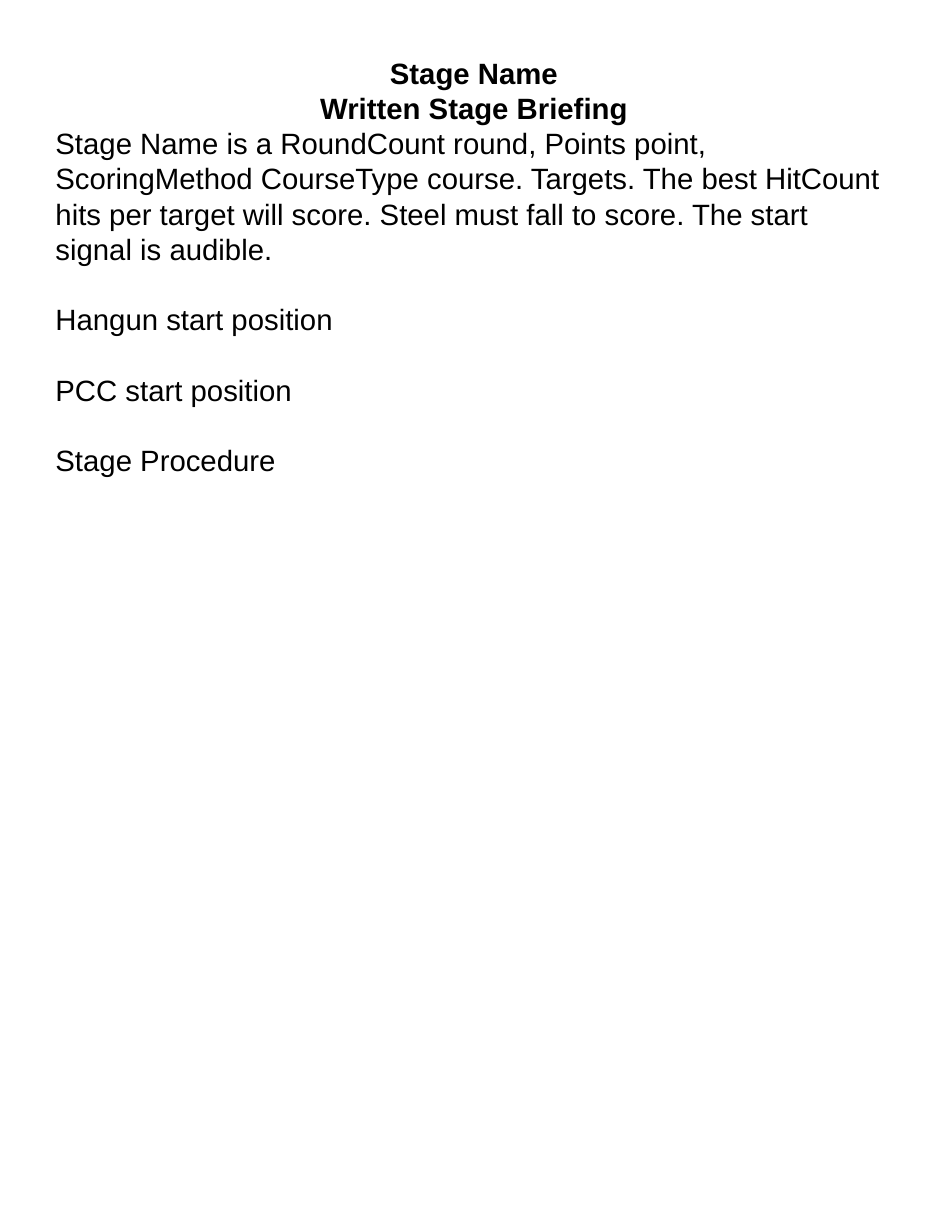
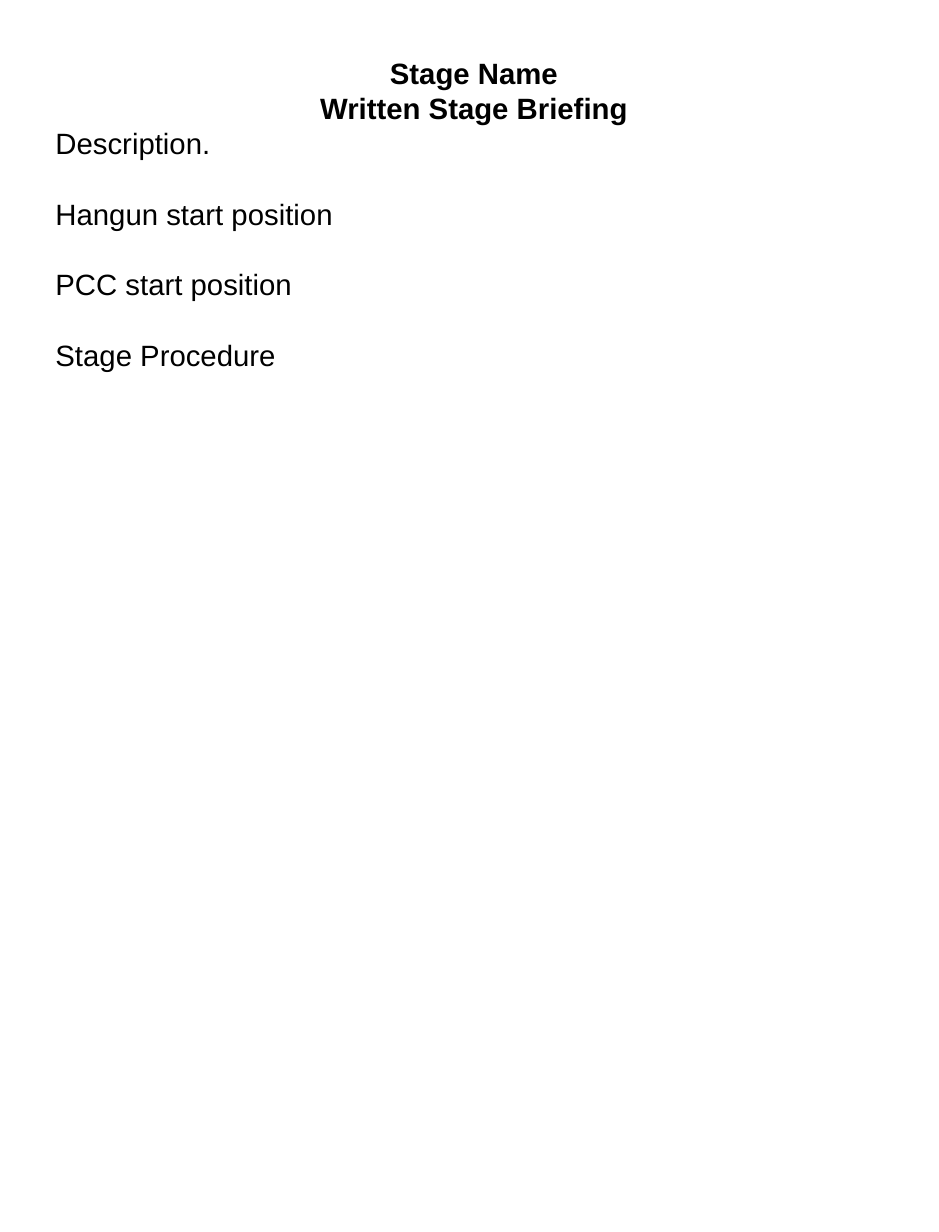
Before and after one commit to bagellord/USPSA-Stages, a slide deck: slide 2 of - Stage Design - USPSA.pptx. Drawn at 939x1232 pixels with LibreOffice and Linux fonts; fonts in the diff are those of the drawing. Boxes give left, top, right and bottom in pixels: in the first picture for what was removed or moved away, otherwise in the second. Text is boxed around its words. In the diff, an @@ line names an element or a change of style, - is before the commit and + after.

Commit message:
Created another stage, and revised the WSB template.

```diff
--- a/- Stage Design - USPSA.pptx
+++ b/- Stage Design - USPSA.pptx
@@ text at (55, 132, 210, 160): text changed @@
-Stage Name is a RoundCount round, Points point, ScoringMethod CourseType course. Targets. The best HitCount hits per target will score. Steel must fall to score. The start signal is audible.
+Description.
```
Also in this commit, not shown: 4 other files.
